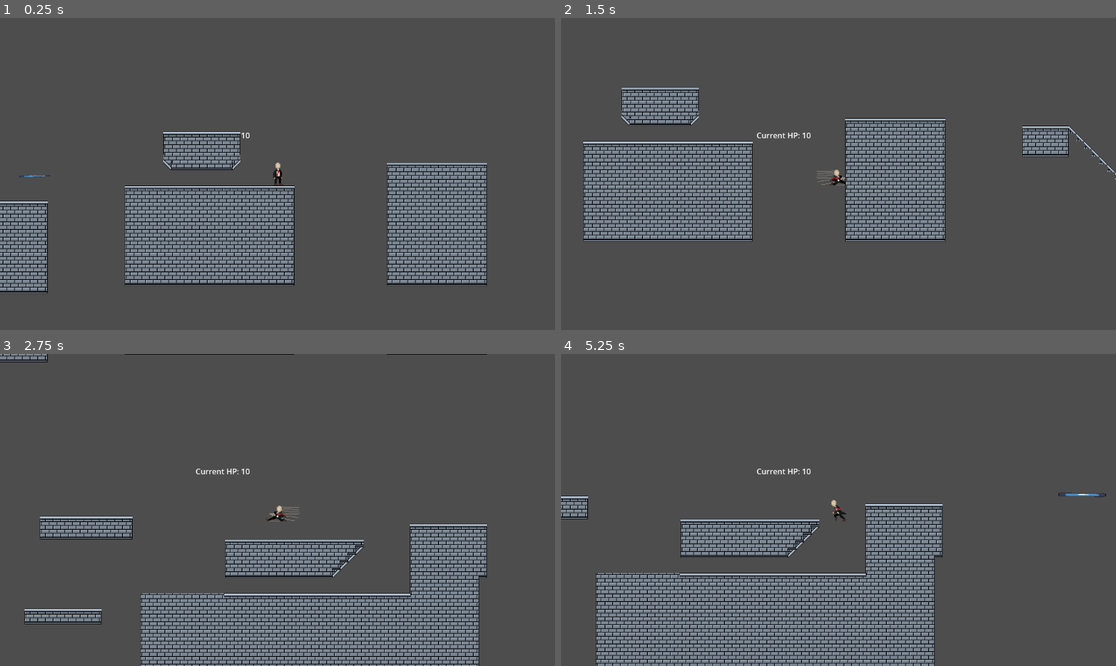
Above: before the commit, frames 1-4 (two rows, left to right).
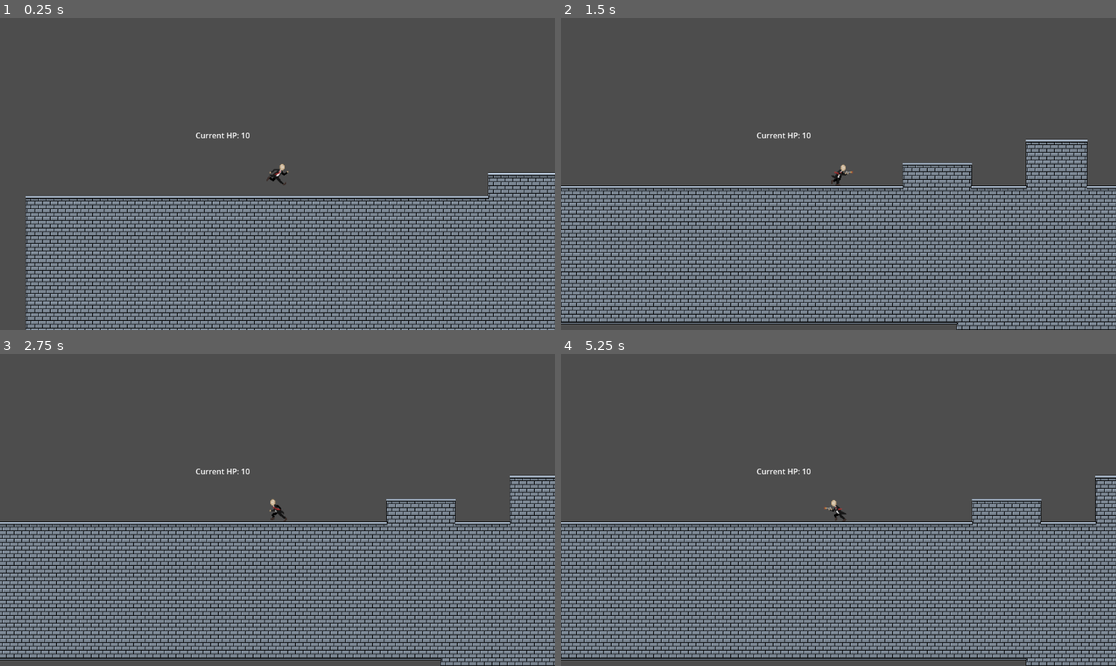
Above: after the commit, the same moments.

Repository: LiamQuinlan-Carleton/COMP1501FINAL
Game: Godot game, scene res://first_level.tscn
The game is run twice, just before and just after one commit, with the same random seed, the same clock (stepped at 60 frames per second) and the same inputs. Before the commit the project starts from res://second_level.tscn. The engine's default icon, where the game draws it, is replaced by a stand-in: a white triangle on a blue panel in a dark square.
Inputs (mouse positions are in pixels of both pictures, inside the frame that each line leads up to):
- Up to frame 1 (0.25 s): no input
- Up to frame 2 (1.5 s): move the mouse to (960, 158) at 0.52 s; hold S (crouch) 0.53-1.28 s; hold D (Right) from 0.53 s (still down); tap Space (Jump) at 0.77 s; move the mouse to (727, 189) at 1.27 s; click (727, 189) at 1.35 s
- Up to frame 3 (2.75 s): tap Space (Jump) at 1.52 s; tap S (crouch) at 1.55, 2.3 s; move the mouse to (333, 441) at 2.02 s; release D (Right) at 2.03 s; hold A (Left) from 2.03 s (still down); hold Right mouse button (Right Click) from 2.03 s (still down)
- Up to frame 4 (5.25 s): move the mouse to (810, 572) at 2.77 s; release A (Left) at 2.78 s; release Right mouse button (Right Click) at 2.78 s; hold D (Right) 2.78-4.28 s; tap Shift (Shift) at 2.85 s; tap Space (Jump) at 3.02, 3.77, 4.52 s; tap S (crouch) at 3.05, 4.35 s; move the mouse to (1005, 556) at 3.52 s; hold S (crouch) 3.53-4.28 s; move the mouse to (672, 463) at 4.27 s; hold A (Left) 4.28-5.03 s; move the mouse to (866, 510) at 5.02 s; press the mouse at (866, 510) at 5.03 s; hold D (Right) from 5.03 s (still down)

The runs differ from the first frame. In frame 1, 40% of the frame differs, in the area x 0-100%, y 36-100%; in frame 2, 50%, in the area x 0-100%, y 22-100%; in frame 3, 40%; in frame 4, 40%.

Commit message:
Sliding on slopes!

Diff:
--- a/player.gd
+++ b/player.gd
@@ -52,6 +52,7 @@
 #Grab animatedsprite2d node
 @onready var animation = $AnimatedSprite2D
 var current_frame
+var update_frame = false
 #Grab player collisionshape
 @onready var player_hitbox = $CollisionShape2D
 
@@ -109,7 +110,6 @@
 	if is_on_wall() or (can_jump and lastSurface == "wall"):
 		apply_friction(wall_friction, air_resistance, sliding_friction, false, delta, false)
 		if want_jump:
-			print("hi")
 			want_jump = false
 			is_jumping = true
 			jump_timer.start(jump_length)
@@ -132,23 +132,48 @@
 
 	#Crouch control
 	if Input.is_action_just_pressed("crouch"):
-		if (velocity.x > 0):
-			animation.play("Slide Right Start")
-		else:
-			animation.play("Slide Left Start")
+		if (velocity.y > 25):
+			if (velocity.x > 0):
+				animation.play("Slope Right Start")
+			else:
+				animation.play("Slope Left Start")
+		else:
+			if (velocity.x > 0):
+				animation.play("Slide Right Start")
+			else:
+				animation.play("Slide Left Start")
 		player_hitbox.scale.y = 0.5
 		player_hitbox.position.y = 13
 
 		crouching = true
 		await get_tree().create_timer(0.5).timeout
-		if (velocity.x > 0):
-			animation.play("Slide Right")
-		else:
-			animation.play("Slide Left")
+		update_frame = true
+		if (velocity.y > 0):
+			if (velocity.x > 0):
+				animation.play("Slope Right")
+			else:
+				animation.play("Slope Left")
+		else:
+			if (velocity.x > 0):
+				animation.play("Slide Right")
+			else:
+				animation.play("Slide Left")
 	if Input.is_action_just_released("crouch"):
 		want_to_stand = true
 	if want_to_stand and crouching and can_stand:
 		reset_after_crouch()
+
+	if is_on_floor() and crouching and !is_jumping and update_frame:
+		if (velocity.y > 50):
+			if (velocity.x > 0):
+				animation.play("Slope Right")
+			else:
+				animation.play("Slope Left")
+		else:
+			if (velocity.x > 0):
+				animation.play("Slide Right")
+			else:
+				animation.play("Slide Left")
 
 	#Run control
 	if is_on_floor() and !crouching and !is_jumping and can_shoot:
@@ -260,6 +285,7 @@
 	floor_stop_on_slope = true
 	crouching = false
 	want_to_stand = false
+	update_frame = false
 
 func _on_area_2d_area_entered(area: Area2D) -> void:
 	in_zipline_area = true;
--- a/project.godot
+++ b/project.godot
@@ -11,7 +11,7 @@
 [application]
 
 config/name="COMP1501FINAL"
-run/main_scene="res://second_level.tscn"
+run/main_scene="res://first_level.tscn"
 config/features=PackedStringArray("4.3", "Forward Plus")
 config/icon="res://icon.svg"
 
